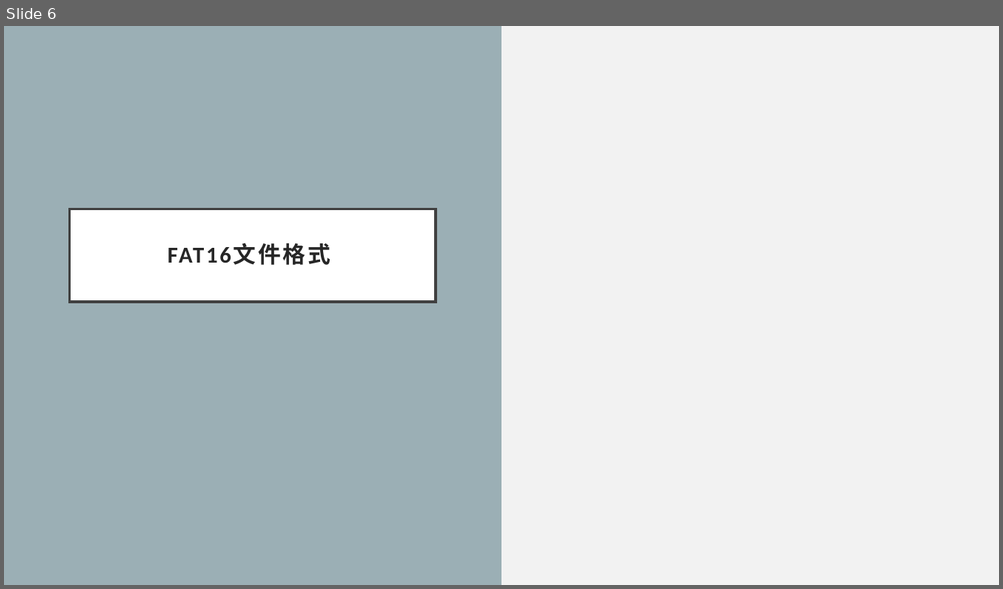
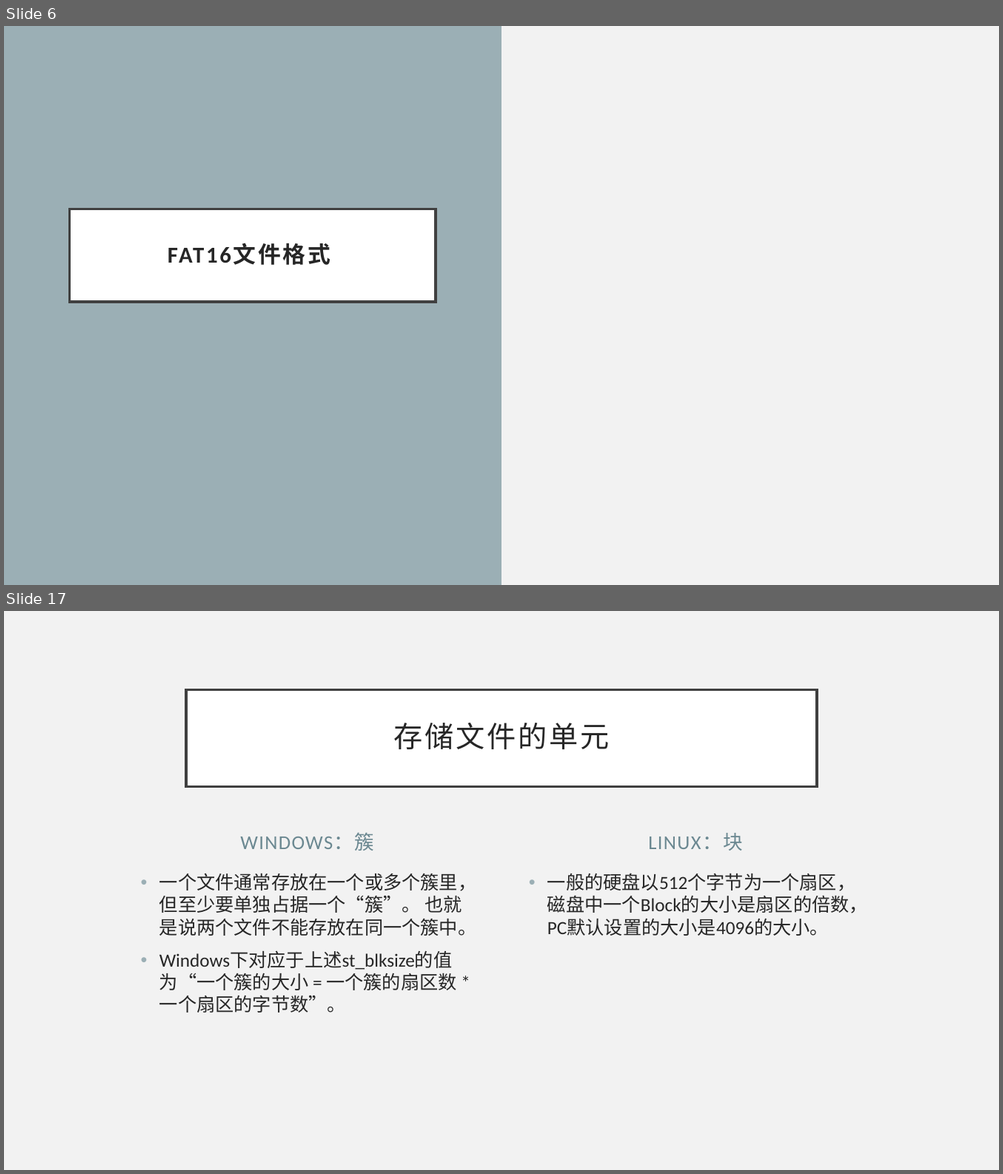
Before and after one commit to llCurious/synchro, a slide deck: Windows Fs.pptx. Shown one above the other, each under a label of ours: slide 6 before the commit, slides 6 and 17 after it; the slides between them are not shown. The pictures are 1003x589 and 1003x1174 pixels, drawn with LibreOffice and Linux fonts; fonts in the diff are those of the drawing. Boxes give left, top, right and bottom in pixels: in the first picture for what was removed or moved away, otherwise in the second. Text is boxed around its words. In the diff, an @@ line names an element or a change of style, - is before the commit and + after.

```diff
--- a/Windows Fs.pptx
+++ b/Windows Fs.pptx
@@ slide 17 added at (4, 611, 999, 1170), background #F2F2F2 @@
@@ title added at (186, 689, 817, 786), fill #FFFFFF, outline #404040 2.5 pt, 28 pt, text #262626 @@
+存储文件的单元
@@ text added at (240, 833, 374, 851), 19 pt, text #6B8891 @@
+WINDOWS：簇
@@ text added at (648, 833, 742, 851), 19 pt, text #6B8891 @@
+LINUX：块
@@ text added at (159, 873, 476, 1013), 18 pt, text #262626 @@
+• 一个文件通常存放在一个或多个簇里，但至少要单独占据一个“簇”。 也就是说两个文件不能存放在同一个簇中。
+• Windows下对应于上述st_blksize的值为“一个簇的大小 = 一个簇的扇区数 * 一个扇区的字节数”。
@@ text added at (547, 873, 868, 936), 18 pt, text #262626 @@
+• 一般的硬盘以512个字节为一个扇区，磁盘中一个Block的大小是扇区的倍数，PC默认设置的大小是4096的大小。
```
Also in this commit, not shown: 14 other slides added, 3 slides removed.
